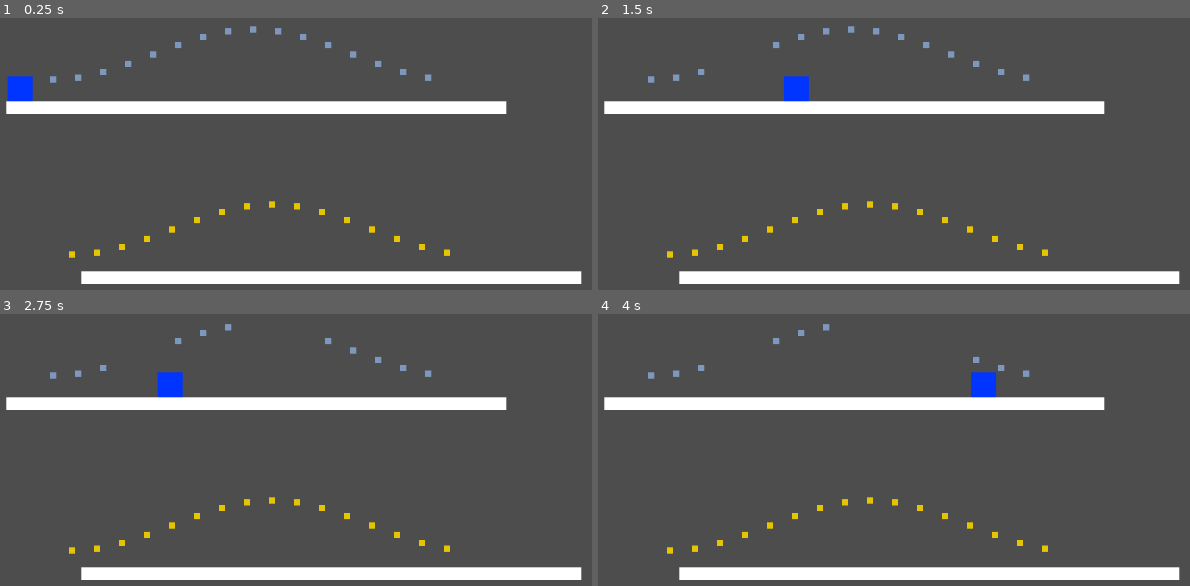
Above: before the commit, frames 1-4 (two rows, left to right).
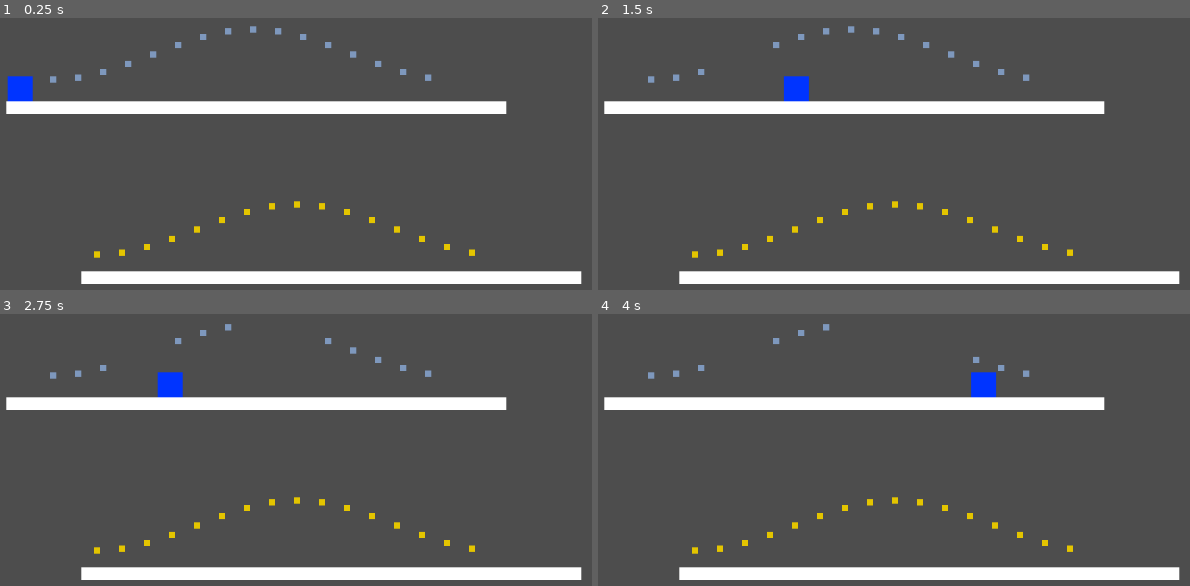
Above: after the commit, the same moments.

Repository: BridenJP/game-manager
Game: Godot game, scene res://levels/level2.tscn
Same seed, same stepped clock (60 frames per second), same inputs: the game is played once before the commit and once after it. This scene is started directly instead of the project's main scene.
Inputs:
- Up to frame 1 (0.25 s): no input
- Up to frame 2 (1.5 s): tap Enter (ui_accept) at 0.5, 0.77 s; hold Right (ui_right) from 0.53 s (still down)
- Up to frame 3 (2.75 s): tap Enter (ui_accept) at 1.52 s; release Right (ui_right) at 2.03 s; hold Left (ui_left) from 2.03 s (still down)
- Up to frame 4 (4 s): release Left (ui_left) at 2.78 s; hold Right (ui_right) from 2.78 s (still down); tap Enter (ui_accept) at 3.02, 3.77 s

The runs differ from the first frame. In frame 1, 0.7% of the frame differs, in the area x 11-81%, y 67-89%; in frame 2, 0.7%; in frame 3, 0.7%; in frame 4, 0.7%.

Commit message:
Better position of coins for 2nd platform

Diff:
--- a/levels/level2.gd
+++ b/levels/level2.gd
@@ -5,7 +5,7 @@
 		make_collectible(CollectibleSilver, 250 + 40 * i, 300 + 40 * cos(i * PI / 8))
 
 	for i in range(16):
-		make_collectible(CollectibleGold, 280 + 40 * i, 580 + 40 * cos(i * PI / 8))
+		make_collectible(CollectibleGold, 320 + 40 * i, 580 + 40 * cos(i * PI / 8))
 
 func get_time_limit() -> int:
 	return 12
